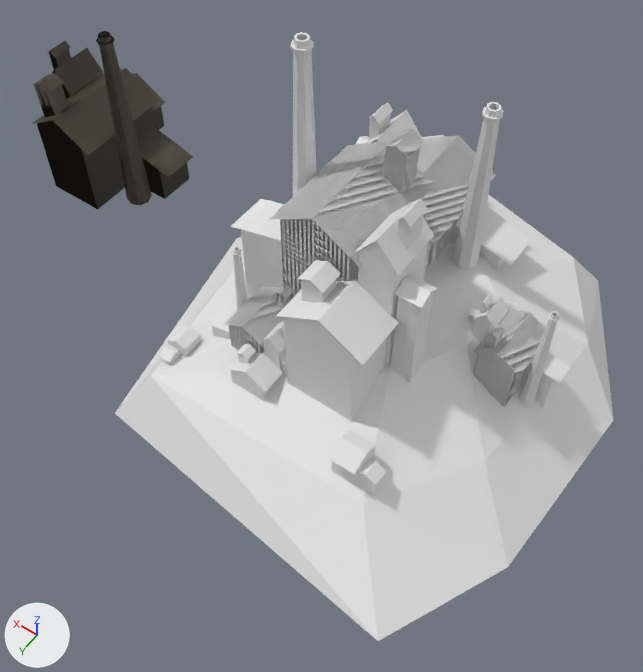
One commit to the Blender file 04_SCENE_MAIN_MAP/ELEMENTS/Buildings/Industry/Industry_elements_01.blend: the scene before it, then after it.
The view is the same before and after, from a camera (50 mm lens) standing at (-15.72, 11.62, 16.29) and looking at (-9.04, 2.27, 1.6). The lights are fixed; the arrows at lower left show +X, +Y and +Z.

Objects in the first picture: 'Usine_01_prefab_mask', 'wip-noimp'.
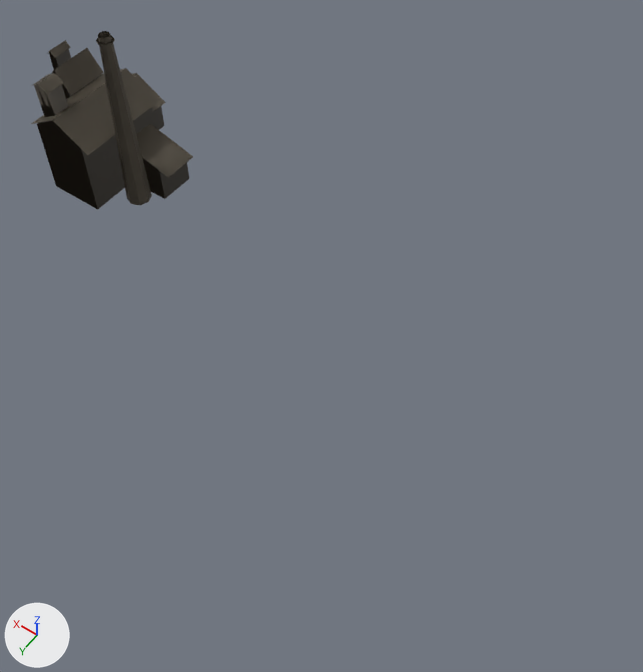
Changed parts and their boxes (x1, y1, x2, y2) in the pictures (643 x 672 px):
'wip-noimp', hidden: before (115, 32, 614, 641)

What the commit changed:
Object 'wip-noimp' (ob_wip_noimp) is now hidden.
